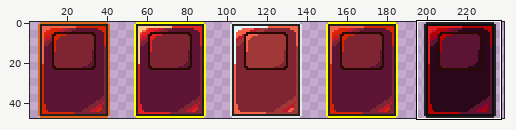
One commit to this sprite sheet: Assets/Rogium Legend/Sprites/UI/Packs/Card/spr_Asset_Card_Red.png. Above, an overview of the earlier version with the close-up marked.
Close-up. As it was:
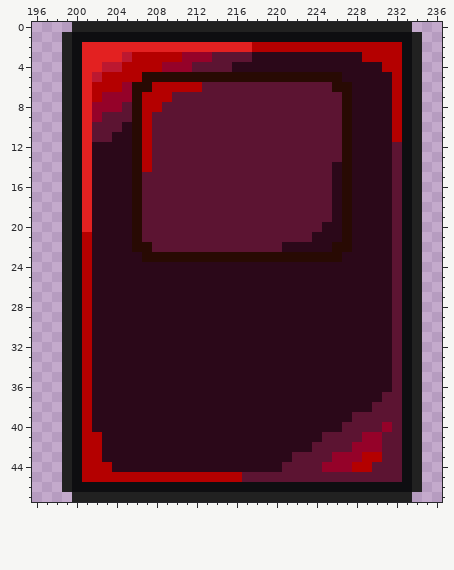
The file is 240x48 pixels. Shown: x 196..236, y 0..47. The wide view leaves out empty margins. The commit also changed other parts of the picture, which this record leaves out.
And afterwards:
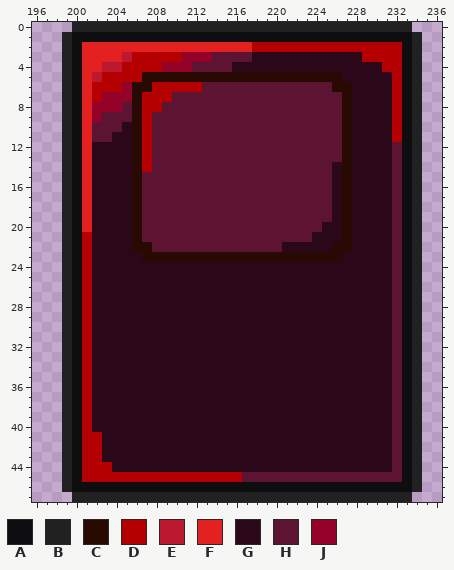
Palette (. is transparent): A #0e0e11  B #212121  C #280a03  D #b40000  E #bc1830  F #e32121  G #2b0819  H #5c1432  J #950229
From old to new:
Changed rows in their new state; - is an unchanged pixel.
first column x 221:
37 ----------G
38 ---------GG
39 -------GGGG
40 ------GGGGG
41 ----GGGGGGG
42 ---GGGGGGGG
43 -GGGGGGGGGG
44 GGGGGGGGGGG
Changed places in both close-ups, as pixel boxes (x1, y1, x2, y2):
changed: (282, 392, 392, 472)
